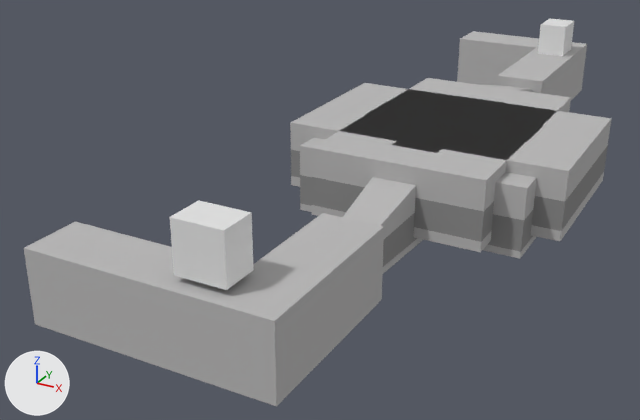
One commit to the Blender file Working/level44.blend: the scene before it, then after it.
Both versions are drawn from a camera (50 mm lens) standing at (26.4, -54.5, 31.6) and looking at (-10.8, 13.1, -2.2). The lights are fixed; the arrows at lower left show +X, +Y and +Z.

The older version as bpy lines, for what is in view:
```python
me_cube_009 = bpy.data.meshes.new('Cube.009')
me_cube_009.from_pydata(...)  # a box spanning x -1.0..1.0, y -1.0..1.0, z -1.0..1.0
me_cube_013 = bpy.data.meshes.new('Cube.013')
me_cube_013.from_pydata(...)  # 40 vertices, 38 faces; spans x -12.5..7.5, y -7.5..7.5, z 0.0..6.0
# faces by material slot: [28, 10]
me_cube_013.materials.append(mat_stone)  # grey #bbbaba
me_cube_013.materials.append(mat_greystone)  # grey #8f8f8f
me_cube_019 = bpy.data.meshes.new('Cube.019')
me_cube_019.from_pydata(...)  # a box spanning x -1.0..1.0, y -1.0..1.0, z -1.0..1.0
ob_2_plane = bpy.data.objects.new('2_Plane', me_cube_013)
ob_2_plane.location = (4.9, 18.0, 1.0)
ob_hub = bpy.data.objects.new('hub', me_cube_009)
ob_hub.location = (0.0, 52.4, 7.5)
ob_hub.scale = (1.5, 2.0, 2.0)
ob_level44 = bpy.data.objects.new('level44', me_cube_019)
ob_level44.location = (-3.5, -14.1, 7.5)
ob_level44.rotation_euler = (0.0, 0.0, 1.571)  # degrees (0, 0, 90)
ob_level44.scale = (1.5, 2.0, 2.0)
# also in view: '0_Plane' at (0.0, 13.2, 3.0); '3_Plane' at (-2.4, 18.0, 4.0); '4_Plane' at (0.0, 15.6, 4.0); '1_Plane' at (0.0, 23.9, 4.0); 'EndOfLevelBend' at (-5.0, 48.4, 3.0)
```
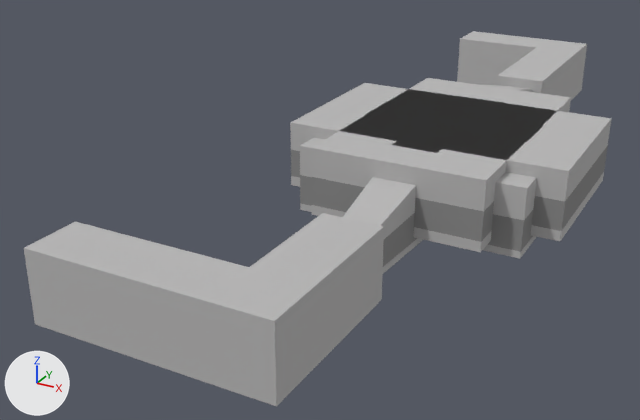
Location of each change, (x1, y1, x2, y2) in pixels of the pictures (640 x 420 px):
'level44', moved (not visible afterwards)
    before: (170, 200, 254, 290)
'hub', moved (not visible afterwards)
    before: (538, 18, 574, 56)

The change in detail:
Object 'hub' (ob_hub) moves from (0.0, 52.4, 7.5) to (0.0, 52.4, 3.0).
Object 'level44' (ob_level44) moves from (-3.5, -14.1, 7.5) to (-3.5, -14.1, 2.0).
